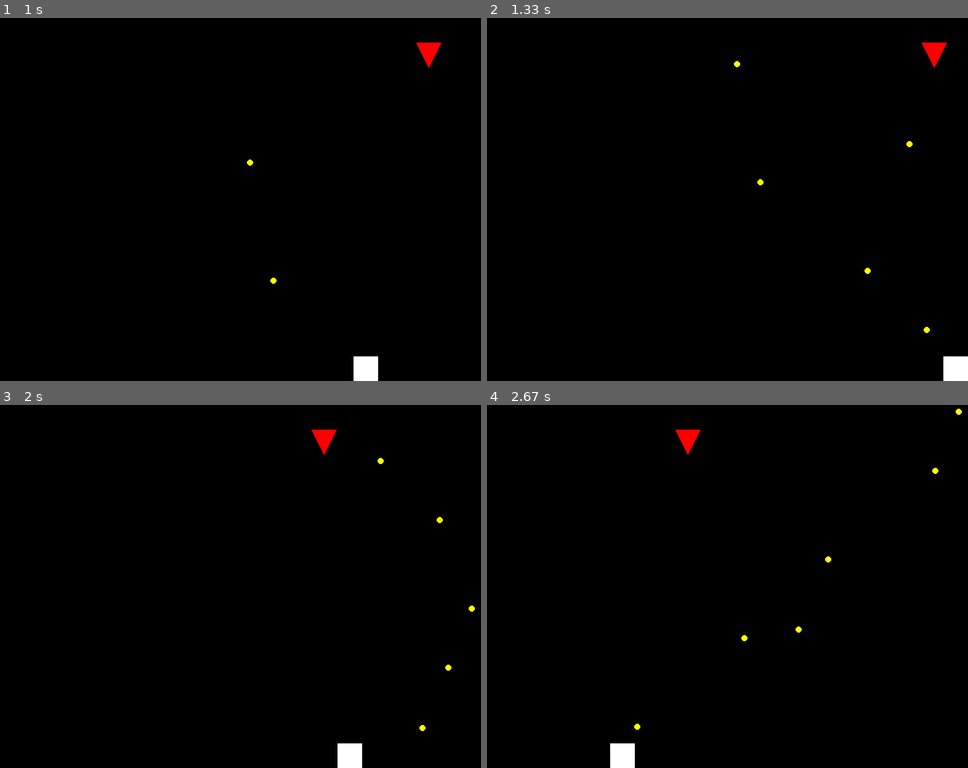
Above: before the commit, frames 1-4 (two rows, left to right).
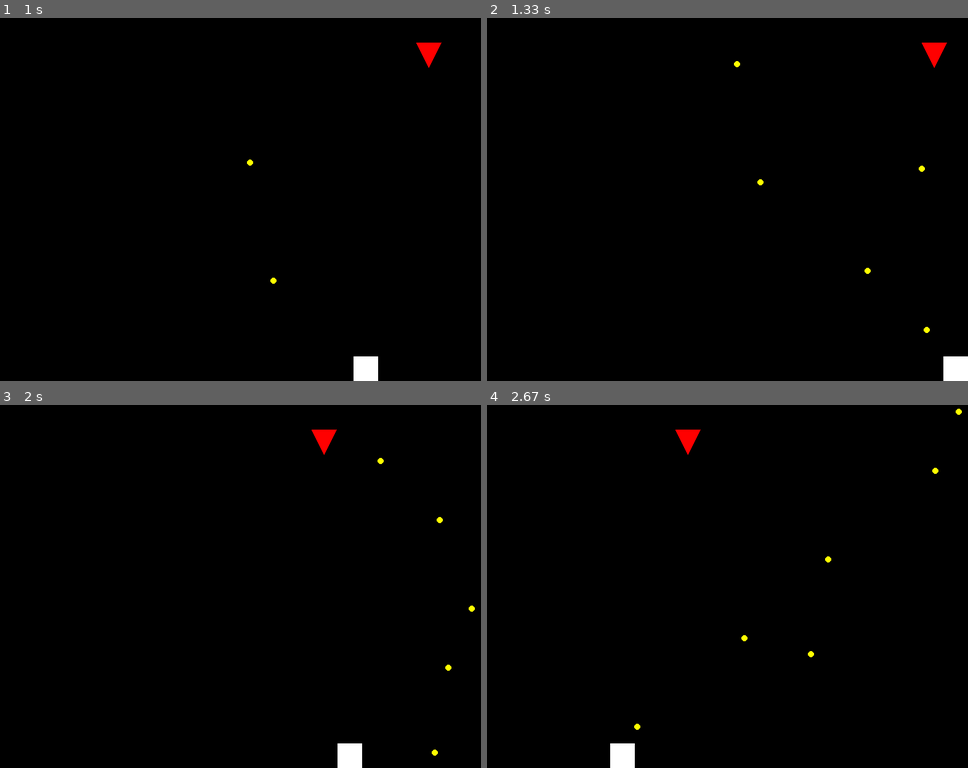
Above: after the commit, the same moments.

Repository: alderaan/Pygame-Space-Invaders
Game: pygame game, started from main.py
Same seed, same stepped clock (60 frames per second), same inputs: the game is played once before the commit and once after it.
Inputs:
- Up to frame 1 (1 s): tap Space at 0.33, 0.73 s; hold Right from 0.67 s (still down)
- Up to frame 2 (1.33 s): tap Space at 1.03, 1.23 s; release Right at 1.13 s; hold Right from 1.17 s (still down)
- Up to frame 3 (2 s): tap Space at 1.53, 1.73 s; release Right at 1.63 s; hold Left from 1.67 s (still down)
- Up to frame 4 (2.67 s): tap Space at 2.03, 2.3, 2.6 s; release Left at 2.2 s; hold Left 2.23-2.63 s

Frame 1 is identical in both runs. In frame 2, less than 0.1% of the frame differs, in the area x 87-92%, y 33-43%; in frame 3, less than 0.1%; in frame 4, less than 0.1%.

Commit message:
collision logic greatly simplified as all game objects are rects now

Diff:
--- a/bullet.py
+++ b/bullet.py
@@ -1,23 +1,16 @@
 import pygame
+from config import BULLET_SPEED
 
 
 class Bullet:
     def __init__(self, x, y):
         self.rect = pygame.Rect(x, y, 10, 10)
         self.color = (255, 255, 0)  # Yellow color for the bullet
-        self.speed = 500  # pixels per second
-        self.shape = "circle"
-        self.x = x
-        self.y = y
+        self.speed = BULLET_SPEED  # pixels per second
         self.radius = self.rect.width // 2
 
     def move(self, dt, dir):
         self.rect.move_ip(0, self.speed * dir * dt)
-        self.update_position()
-
-    def update_position(self):
-        self.x = self.rect.x
-        self.y = self.rect.y
 
     def draw(self, screen):
         pygame.draw.circle(screen, self.color, self.rect.center, self.radius)
--- a/collision.py
+++ b/collision.py
@@ -1,29 +1,2 @@
-def get_bounding_rect(obj):
-    if obj.shape == "rect":
-        return {"x": obj.x, "y": obj.y, "width": obj.width, "height": obj.height}
-    elif obj.shape == "circle":
-        return {
-            "x": obj.x - obj.radius,
-            "y": obj.y - obj.radius,
-            "width": 2 * obj.radius,
-            "height": 2 * obj.radius,
-        }
-    elif obj.shape == "polygon":
-        min_x = min(point[0] for point in obj.points)
-        max_x = max(point[0] for point in obj.points)
-        min_y = min(point[1] for point in obj.points)
-        max_y = max(point[1] for point in obj.points)
-        return {"x": min_x, "y": min_y, "width": max_x - min_x, "height": max_y - min_y}
-
-
 def check_collision(obj1, obj2):
-    rect1 = get_bounding_rect(obj1)
-    rect2 = get_bounding_rect(obj2)
-    # print(rect1, obj1.y, obj1.shape)
-    # print(rect2, obj2.y, obj2.shape)
-    return (
-        rect1["x"] < rect2["x"] + rect2["width"]
-        and rect1["x"] + rect1["width"] > rect2["x"]
-        and rect1["y"] < rect2["y"] + rect2["height"]
-        and rect1["height"] + rect1["y"] > rect2["y"]
-    )
+    return obj1.rect.colliderect(obj2.rect)
--- a/config.py
+++ b/config.py
@@ -4,11 +4,11 @@
 PLAYER_COLOR = (255, 255, 255)
 PLAYER_WIDTH = 40
 PLAYER_HEIGHT = 40
+PLAYER_SPEED = 600
 
 
 ENEMY_COLOR = (255, 0, 0)
 ENEMY_WIDTH = 40
 ENEMY_HEIGHT = 40
 
-
-SPEED = 600  # pixels per second
+BULLET_SPEED = 500
--- a/enemy.py
+++ b/enemy.py
@@ -2,7 +2,7 @@
 import time
 from config import SCREEN_WIDTH, SCREEN_HEIGHT, ENEMY_COLOR, ENEMY_WIDTH, ENEMY_HEIGHT
 from bullet import Bullet
-from collision import get_bounding_rect, check_collision
+from collision import check_collision
 
 
 # Enemy speed
@@ -12,18 +12,16 @@
 # Enemy class
 class Enemy:
     def __init__(self, x, y):
-        self.x = x
-        self.y = y
+        self.rect = pygame.Rect(x, y, ENEMY_WIDTH, ENEMY_HEIGHT)
         self.width = ENEMY_WIDTH
         self.height = ENEMY_HEIGHT
         self.direction = 1  # 1 means right, -1 means left
         self.bullets = []
         self.last_shot_time = time.time()  # Initialize last shot time
-        self.shape = "polygon"
 
     def move(self):
-        self.x += self.direction * ENEMY_SPEED
-        if self.x + self.width >= SCREEN_WIDTH or self.x <= 0:
+        self.rect.x += self.direction * ENEMY_SPEED
+        if self.rect.right >= SCREEN_WIDTH or self.rect.left <= 0:
             self.direction *= -1  # Reverse direction
 
     def try_to_shoot(self):
@@ -33,7 +31,7 @@
             self.last_shot_time = current_time  # Update last shot time
 
     def shoot(self):
-        bullet = Bullet(self.x, self.y)
+        bullet = Bullet(self.rect.centerx, self.rect.bottom)
         self.bullets.append(bullet)
 
     def update_bullets(self, dt):
@@ -43,15 +41,11 @@
             bullet for bullet in self.bullets if not bullet.is_off_screen(SCREEN_HEIGHT)
         ]
 
-    # def update_position(self):
-    #    self.x = self.rect.x
-    #    self.y = self.rect.y
-
     def draw(self, screen):
         points = [
-            (self.x, self.y),
-            (self.x + self.width // 2, self.y + self.height),
-            (self.x + self.width, self.y),
+            (self.rect.left, self.rect.top),
+            (self.rect.centerx, self.rect.bottom),
+            (self.rect.right, self.rect.top),
         ]
         pygame.draw.polygon(screen, ENEMY_COLOR, points)
         for bullet in self.bullets:
--- a/player.py
+++ b/player.py
@@ -2,7 +2,7 @@
 from config import (
     SCREEN_WIDTH,
     SCREEN_HEIGHT,
-    SPEED,
+    PLAYER_SPEED,
     PLAYER_COLOR,
     PLAYER_WIDTH,
     PLAYER_HEIGHT,
@@ -15,17 +15,12 @@
         self.rect = pygame.Rect(x, y, PLAYER_WIDTH, PLAYER_HEIGHT)
         self.color = PLAYER_COLOR
         self.bullets = []
-        self.shape = "rect"
-        self.x = x
-        self.y = y
-        self.width = PLAYER_WIDTH
-        self.height = PLAYER_HEIGHT
 
     def move(self, dt, keys):
         if keys[pygame.K_LEFT]:
-            self.rect.move_ip(-SPEED * dt, 0)
+            self.rect.move_ip(-PLAYER_SPEED * dt, 0)
         elif keys[pygame.K_RIGHT]:
-            self.rect.move_ip(SPEED * dt, 0)
+            self.rect.move_ip(PLAYER_SPEED * dt, 0)
 
         self.check_bounds()
 
